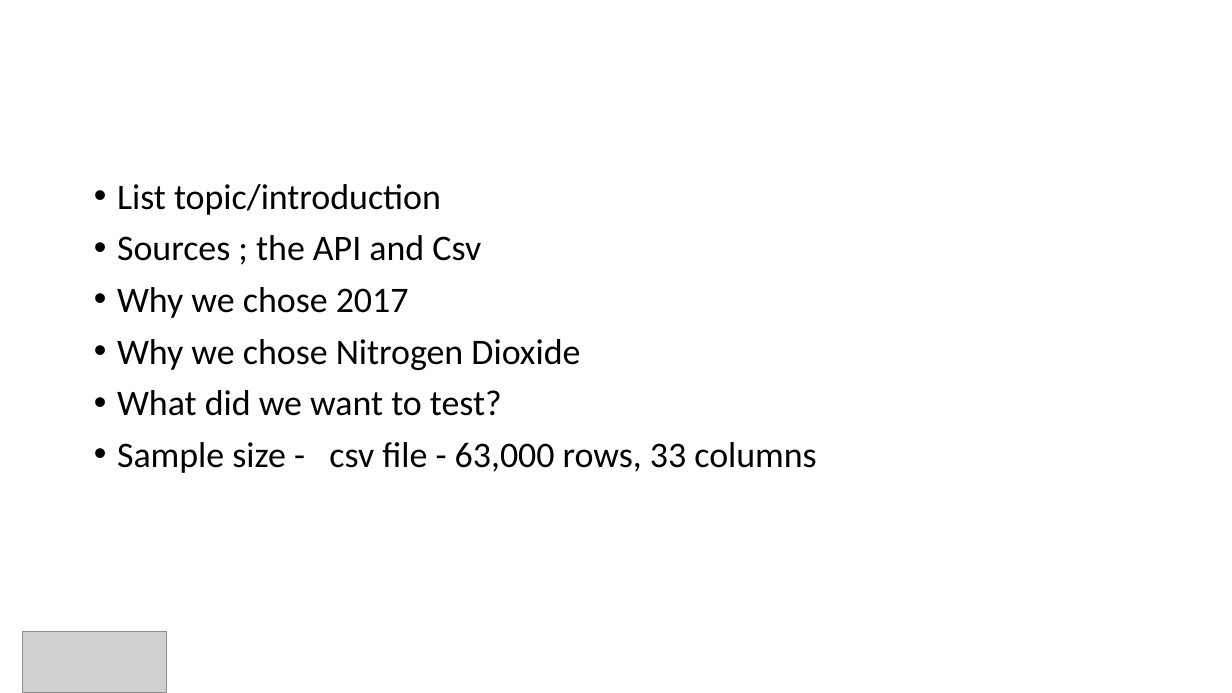
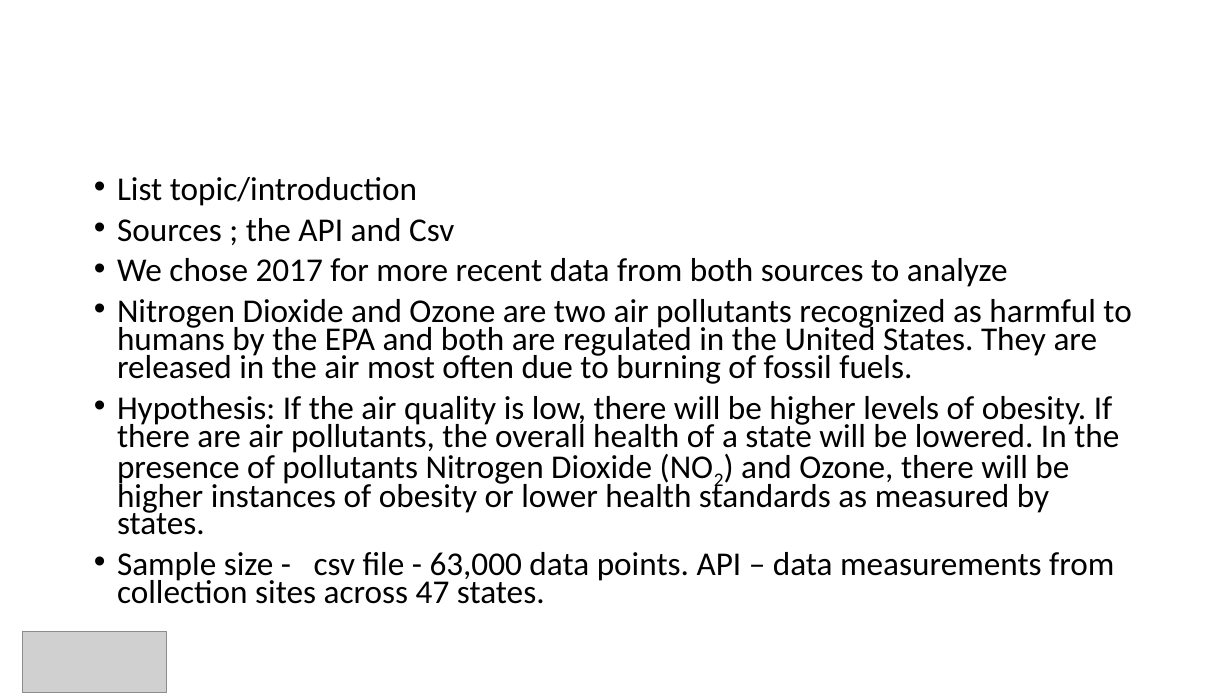
Before and after one commit to BrittLHeth/Project-1-API, a slide deck: slide 2 of Project - Power Point.pptx. Drawn at 1232x693 pixels with LibreOffice and Linux fonts; fonts in the diff are those of the drawing; grey boxes stand for pictures. Boxes give left, top, right and bottom in pixels: in the first picture for what was removed or moved away, otherwise in the second. Text is boxed around its words. In the diff, an @@ line names an element or a change of style, - is before the commit and + after.

```diff
--- a/Project - Power Point.pptx
+++ b/Project - Power Point.pptx
@@ text at (117,177,454,242): size 28 to 25.9 pt in "List topic/introduction", "Sources ; the API and Csv"; line spacing 0.9 to 0.7 @@
@@ text at (117,258,1131,604): text changed; size 28 to 25.9 pt @@
-• Why we chose 2017
-• Why we chose Nitrogen Dioxide
-• What did we want to test?
-• Sample size - csv file - 63,000 rows, 33 columns
+• We chose 2017 for more recent data from both sources to analyze
+• Nitrogen Dioxide and Ozone are two air pollutants recognized as harmful to humans by the EPA and both are regulated in the United States. They are released in the air most often due to burning of fossil fuels.
+• Hypothesis: If the air quality is low, there will be higher levels of obesity. If there are air pollutants, the overall health of a state will be lowered. In the presence of pollutants Nitrogen Dioxide (NO2) and Ozone, there will be higher instances of obesity or lower health standards as measured by states.
+• Sample size - csv file - 63,000 data points. API – data measurements from collection sites across 47 states.
```
Also in this commit, not shown: 1 other slide changed.
